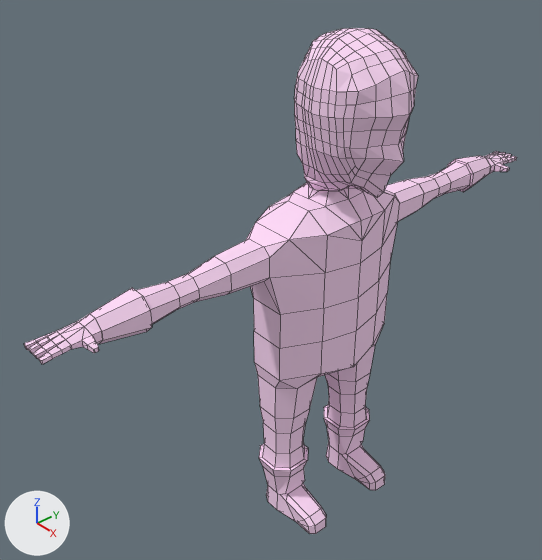
A saved change to the Blender file Models/Characters/Main.blend.
Rendered twice from a camera (50 mm lens) standing at (6.11, -6.44, 4.98) and looking at (-0.17, -1.0, 0.01). Arrows for +X, +Y and +Z are at lower left; the lights stay in place. Mesh edges are drawn as thin lines.

The older version as bpy lines, for what is in view:
```python
me_cube_001 = bpy.data.meshes.new('Cube.001')
me_cube_001.from_pydata(...)  # 978 vertices, 980 faces; spans x 2.9..12.6, y -26.0..20.6, z -33.8..6.4
me_cube_001.materials.append(mat_material)  # white #ffdbf8
ob_cube = bpy.data.objects.new('Cube', me_cube_001)
ob_cube.location = (-0.75, 0.0, 2.1)
ob_cube.scale = (0.168, 0.168, 0.168)
```
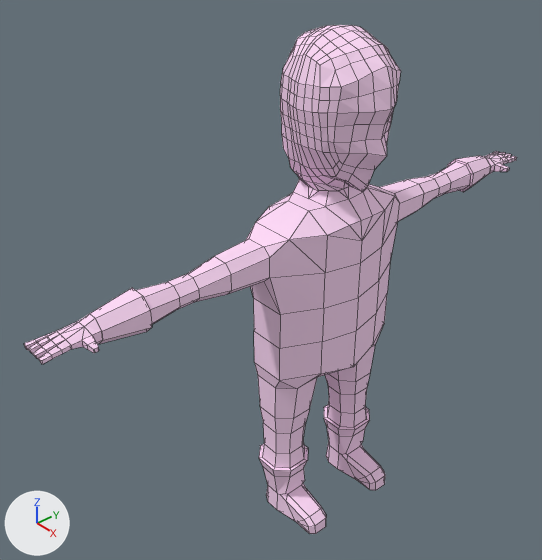
Changed parts and their boxes (x1, y1, x2, y2) in the pictures (542 x 560 px; the box of a moved part takes in the faces that stretch with it):
'Cube', reshaped: before (24, 28, 517, 534); after (24, 25, 517, 534)
part 1 of me_cube_001, moved or reshaped: before (293, 28, 418, 199); after (280, 25, 401, 199)

The edits, one by one:
me_cube_001 is used by ob_cube; location (-0.75, 0.0, 2.1); scale (0.168, 0.168, 0.168).
me_cube_001 had 978 vertices, 980 faces and spanned x 2.9..12.6, y -26.0..20.6, z -33.8..6.4.
me_cube_001 now has 978 vertices, 980 faces and spans x 2.0..11.2, y -26.0..20.6, z -33.8..6.4.
me_cube_001 part 1: 263 vertices moved from x 3.4..12.6, y -6.6..0.8, z -5.1..6.2 to x 2.0..11.2, y -6.6..0.8, z -5.2..6.1; 87 vertices removed from x 6.7..11.3, y -5.9..1.1, z -0.7..6.4; 87 vertices added at x 5.2..9.9, y -5.9..1.1, z -0.7..6.4.
